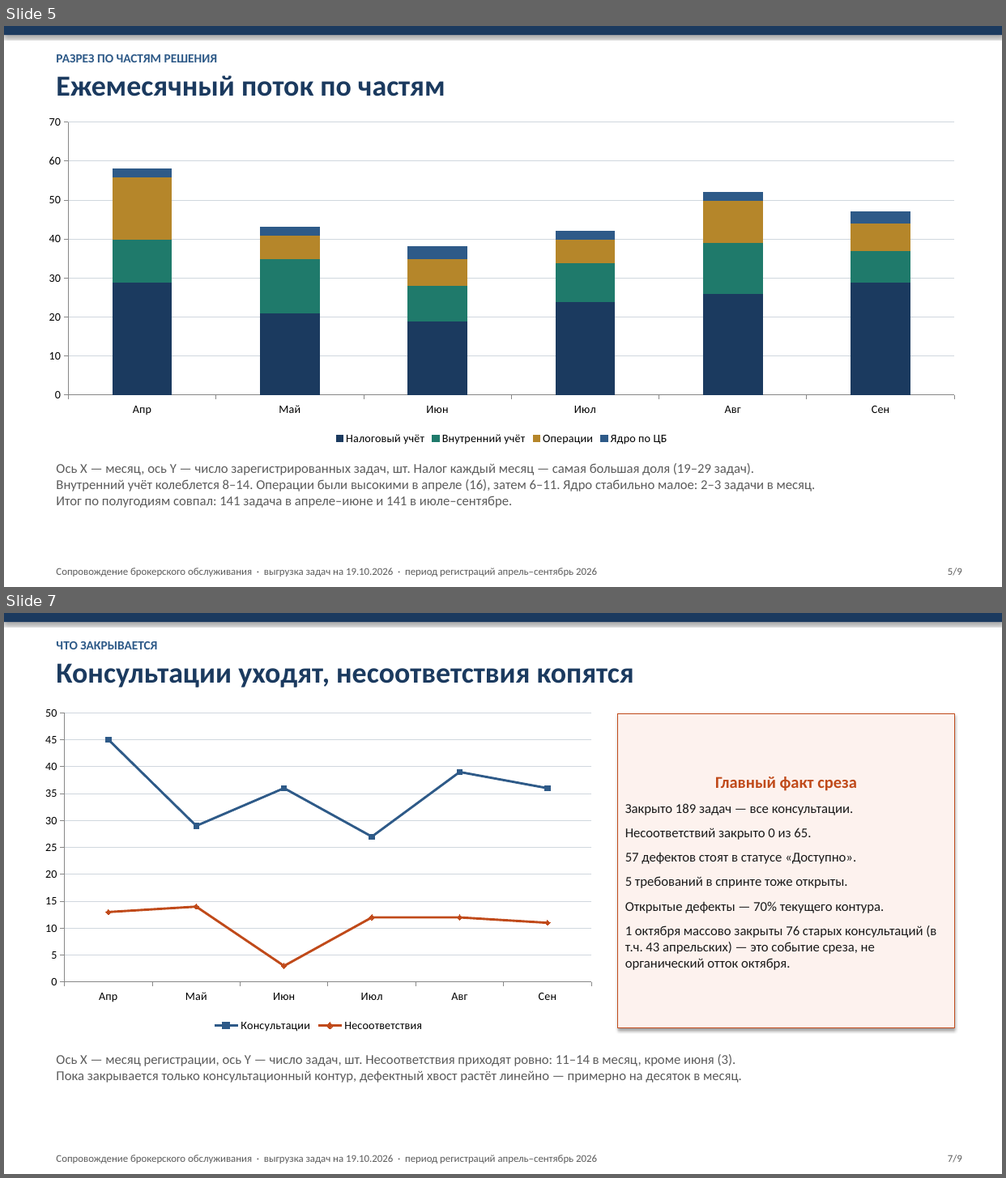
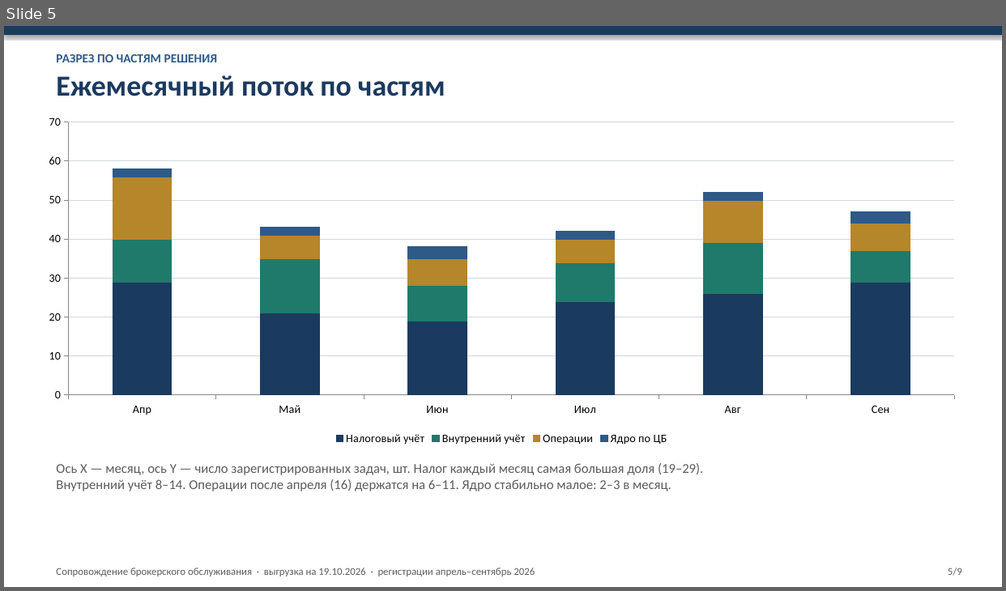
Before and after one commit to kkokurin799/Work, a slide deck: support-stats/brokerage_support_stats.pptx. Shown one above the other, each under a label of ours: slides 5 and 7 before the commit, slide 5 after it; the slides between them are not shown. The pictures are 1006x1178 and 1006x591 pixels, drawn with LibreOffice and Linux fonts; fonts in the diff are those of the drawing. Boxes give left, top, right and bottom in pixels: in the first picture for what was removed or moved away, otherwise in the second. Text is boxed around its words. In the diff, an @@ line names an element or a change of style, - is before the commit and + after.

```diff
--- a/support-stats/brokerage_support_stats.pptx
+++ b/support-stats/brokerage_support_stats.pptx
@@ slide 7 removed at box(4, 613, 1002, 1174), background #FFFFFF @@
@@ rectangle removed at box(4, 613, 1002, 622) @@
@@ text removed at box(56, 641, 157, 649) @@
-ЧТО ЗАКРЫВАЕТСЯ
@@ text removed at box(56, 663, 634, 688) @@
-Консультации уходят, несоответствия копятся
@@ line chart removed at box(34, 699, 603, 1036) @@
-categories: Апр, Май, Июн, Июл, Авг, Сен
-Консультации: 45, 29, 36, 27, 39, 36
-Несоответствия: 13, 14, 3, 12, 12, 11
@@ rectangle removed at box(618, 714, 955, 1029) @@
-Главный факт среза
-Закрыто 189 задач — все консультации.
-Несоответствий закрыто 0 из 65.
-57 дефектов стоят в статусе «Доступно».
-5 требований в спринте тоже открыты.
-Открытые дефекты — 70% текущего контура.
-1 октября массово закрыты 76 старых консультаций (в т.ч. 43 апрельских) — это событие среза, не органический отток октября.
@@ text removed at box(56, 1054, 742, 1083) @@
-Ось X — месяц регистрации, ось Y — число задач, шт. Несоответствия приходят ровно: 11–14 в месяц, кроме июня (3).
-Пока закрывается только консультационный контур, дефектный хвост растёт линейно — примерно на десяток в месяц.
@@ text removed at box(56, 1155, 597, 1164) @@
-Сопровождение брокерского обслуживания · выгрузка задач на 19.10.2026 · период регистраций апрель–сентябрь 2026
@@ text removed at box(948, 1155, 962, 1163) @@
-7/9
@@ slide 5 changed as well @@
@@ text at box(56, 463, 703, 492): text changed @@
-Ось X — месяц, ось Y — число зарегистрированных задач, шт. Налог каждый месяц — самая большая доля (19–29 задач).
-Внутренний учёт колеблется 8–14. Операции были высокими в апреле (16), затем 6–11. Ядро стабильно малое: 2–3 задачи в месяц.
-Итог по полугодиям совпал: 141 задача в апреле–июне и 141 в июле–сентябре.
+Ось X — месяц, ось Y — число зарегистрированных задач, шт. Налог каждый месяц самая большая доля (19–29).
+Внутренний учёт 8–14. Операции после апреля (16) держатся на 6–11. Ядро стабильно малое: 2–3 в месяц.
@@ text at box(56, 568, 535, 577): text changed @@
-Сопровождение брокерского обслуживания · выгрузка задач на 19.10.2026 · период регистраций апрель–сентябрь 2026
+Сопровождение брокерского обслуживания · выгрузка на 19.10.2026 · регистрации апрель–сентябрь 2026
```
Also in this commit, not shown: 7 other slides changed, 1 slide added, 2 other files.
